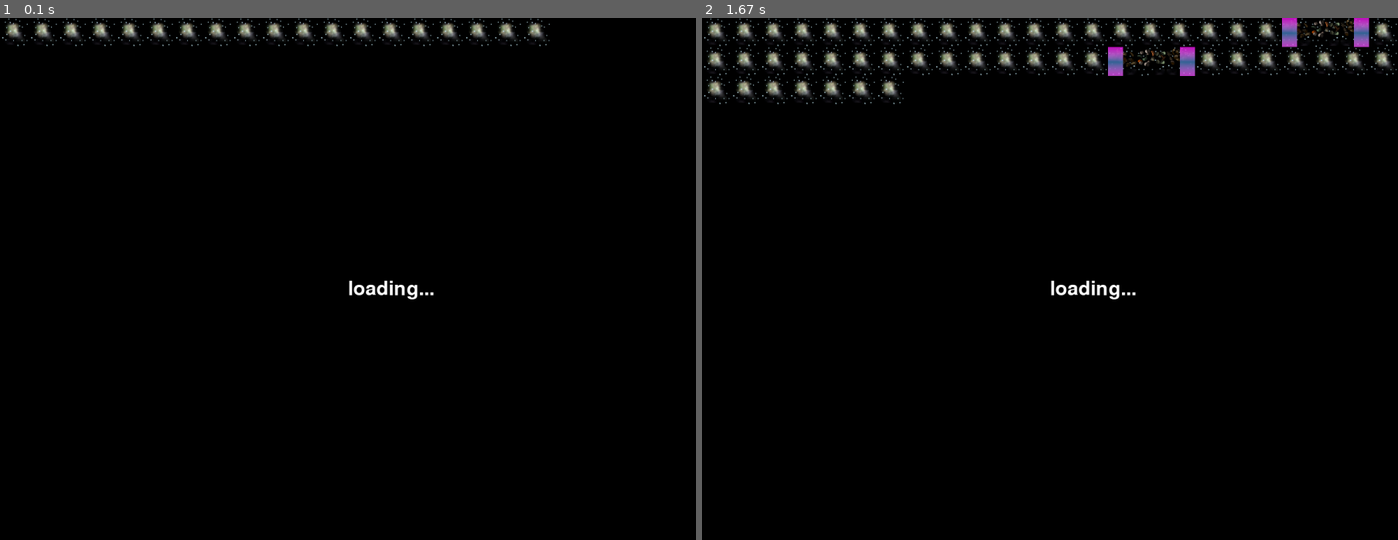
Above: before the commit, frames 1-2 (left to right).
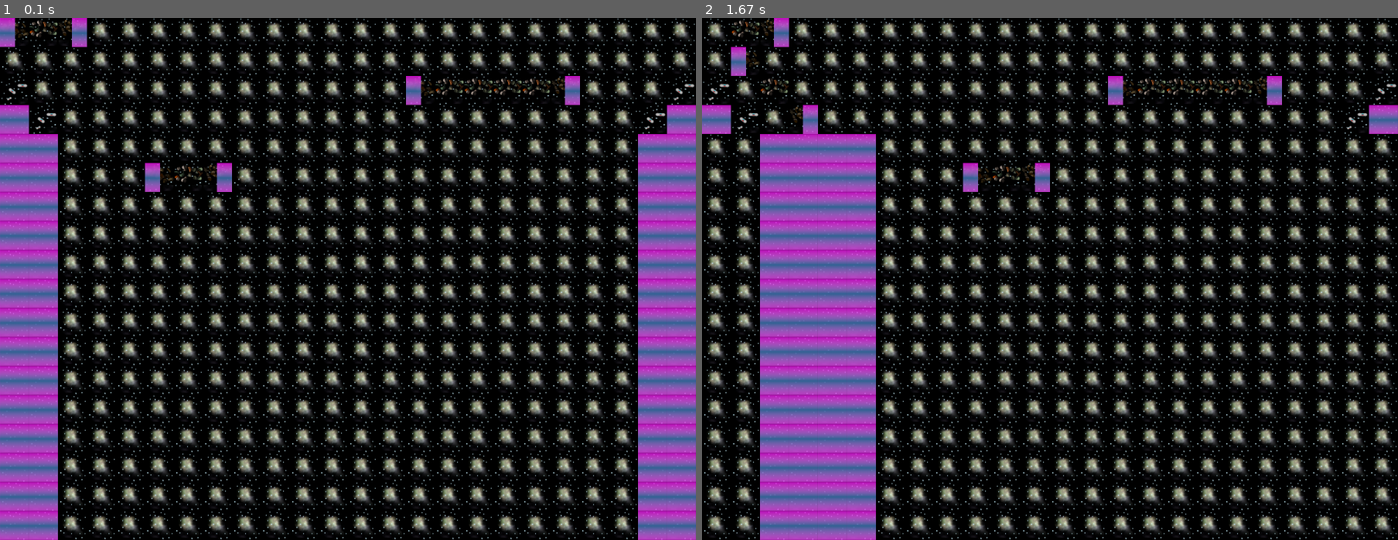
Above: after the commit, the same moments.

Repository: summerpygames/parachute
Game: pygame game, started from tileMapper.py
The game is run twice, just before and just after one commit, with the same random seed, the same clock (stepped at 60 frames per second) and the same inputs. The source is Python 2; it was converted automatically to run under Python 3.
Inputs:
- Up to frame 1 (0.1 s): no input
- Up to frame 2 (1.67 s): tap Enter at 0.33 s

The runs differ from the first frame. In frame 1, 37% of the frame differs, in the area x 0-100%, y 0-100%; in frame 2, 36%.

Commit message:
blit works

Diff:
--- a/tileMapper.py
+++ b/tileMapper.py
@@ -16,9 +16,6 @@
 
 pygame.display.set_caption('Mind The Gap (Team Parachute 2011)')
 
-#mapString = "" #sets the map to an empty string first, incase the file cannot be opened
-#mapStringFile = file(os.path.join("data", "tileMap.txt" ), "r") #prepares the file for reading
-
 mapString = open(os.path.join("data", "tileMap.txt"), "r")
 
 tileMap = []
@@ -28,11 +25,7 @@
 for i in tileMap:
 	print i
 
-#print tileMap
-#mapString = mapStringFile.read() #read the chars one by one, all of them into the variable
 #mapString = mapString.lower() #convert to lowercase, helps make the symbols valid
-
-#tileMap = list(mapString)
 
 # tile file names for refering later
 land = "land.png"
@@ -50,11 +43,11 @@
 logMiddle = "logMiddle.png"
 endLog = "endLog.png"
 
-mapSize = [18, 24] #number of tiles for the screen
+mapSize = [24, 18] #number of tiles for the screen
 tileLocation = [0, 0] #starting x and y location for tile printing
 mapArea = mapSize[0] * mapSize[1] #area of tile map, set with the number of tiles
 fileLocation = "data" #dir for all files, data and images, setting as a filename allows easier access
-tileSize = [50, 50]
+tileSize = 50
 tileChar = " " # set to a blank char at the start, read later as a single letter from the map string for image setting
 
 
@@ -65,9 +58,7 @@
 text = font.render("loading...", True, white)
 screen.blit(text, (600,450))
 
-
-
-#### Load images beforehand for better blit times
+# Load images beforehand for better blit times
 liquidI = pygame.image.load(os.path.join("data", liquid)).convert() #load the image tile and sets it to a variable for later
 landI = pygame.image.load(os.path.join("data", land)).convert() #load the image tile and sets it to a variable for later
 
@@ -122,32 +113,23 @@
 
 
 def tileMapPrint():    #prints the tiles from the map
-    for tileChar in tileMap:
+	xCoord = 0
+	yCoord = 0
+	for line in tileMap:  #read each line in the 2d array
+		for tileChar in line:   #then read each char from that sub-array
+			tileImage = tileCharRead(tileChar)	#load the matching image
+   			tileRect = tileImage.get_rect()		#get the rectangle
+			tileRect = tileRect.move(xCoord, yCoord) #move draw location to the right spot, (x,y)
+			screen.blit(tileImage, tileRect) #blits, draw pixels into buffer for display
 
-        tileImage = tileCharRead(tileChar)
+			if (xCoord < (23 * tileSize)): #if not past the right edge of the line/screen
+				xCoord += tileSize
+			else:
+				xCoord = 0
 
-        tileRect = tileImage.get_rect()
-
-        tileRect = tileRect.move(tileLocation[0], tileLocation[1]) #move draw location to the right spot, (x,y)
-        screen.blit(tileImage, tileRect) #"blits", draw pixels into buffer for display
-
-        if (tileLocation[0] >= width): #if x co-ord is at the right edge, bigger than the map size
-            tileLocation[0] = 0 #set the draw location back to the left edge
-            tileLocation[1] = tileLocation[1] + tileSize[1] #and move the y co-ord down by the height of one tile
-
-        elif (tileLocation[0] < width): #if not past the edge
-            tileLocation[0] = tileLocation[0] + tileSize[1] #move the tile drawing to the right by the width of one tile
-
-        elif (tileLocation[0] == width and tileLocation[1] == height): #if at the end of the ENTIRE array,
-			tileLocation[0] = 0 # reset to the start
-			tileLocation[1] = 0
-
-        else:
-			tileLocation[0] = 0 # reset to the start
-			tileLocation[1] = 0
-			print "error"
-			return 1
-    pygame.display.flip() #moves blits onto scene
+		if (yCoord < (17 * tileSize)):
+			yCoord += tileSize
+	pygame.display.flip() #moves blits onto scene
 
 
 def objectMove(tileMap, tileObjectBuffer):
@@ -188,7 +170,7 @@
 					objectMove(tileMap, "(=)")
 					getKeys = False
 
-				if (event.key == pygame.K_ESCAPE) or (event.key == pygame.K_q):
+				if (event.key == pygame.K_ESCAPE) or (event.key == pygame.K_q) or (event.key == pygame.K_BACKSPACE) :
 					waitToExit()
 					getKeys = False
 				else:
@@ -201,7 +183,6 @@
 	tileMapPrint()
 	getInput()
 	tileMapPrint()
-	#waitToExit()
 	print tileMap
 	print "/n/nPOSTPRINT"
 
